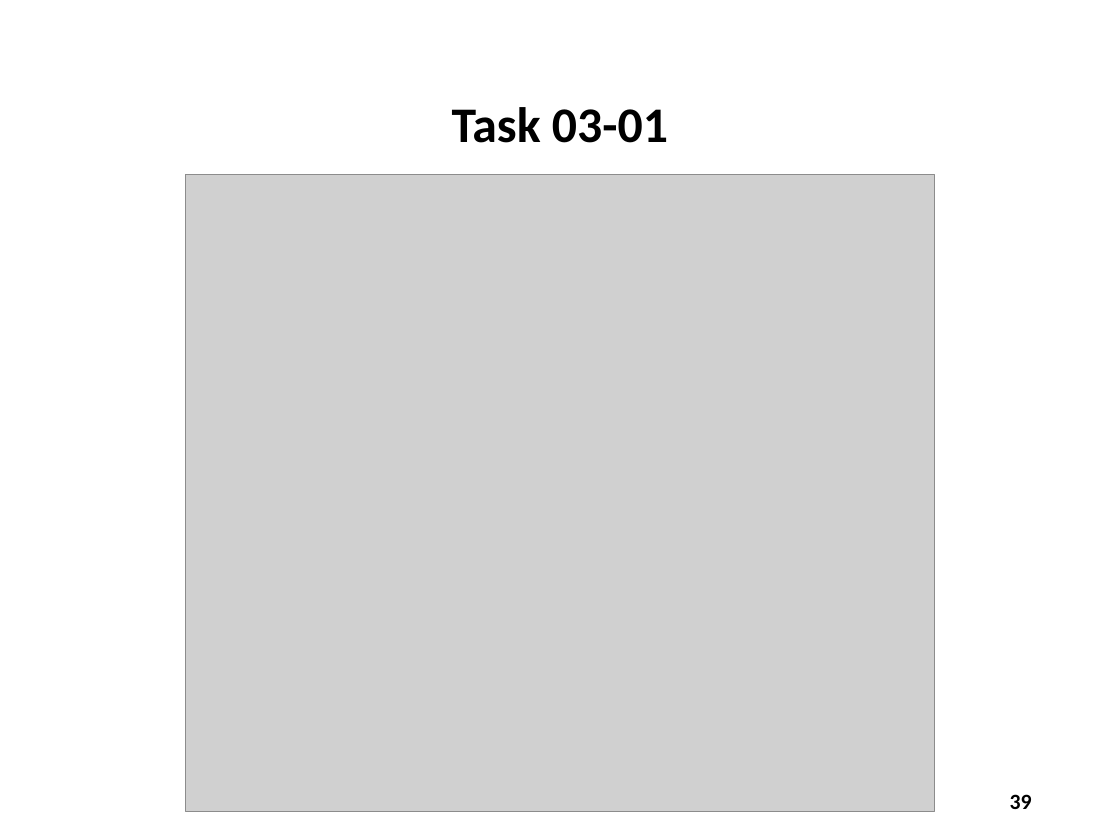
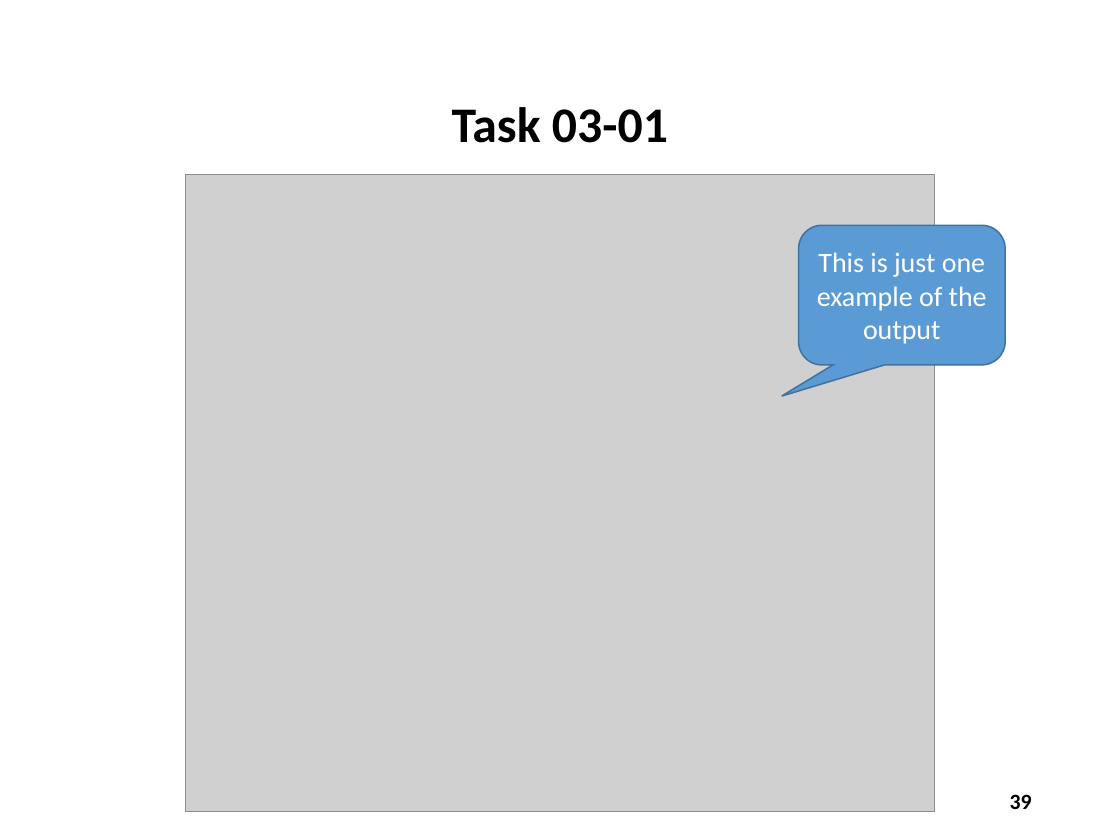
Before and after one commit to dbiersach/csi-spark-prep, a slide deck: slide 39 of slides/Session 03 - 2D Graphics/Session 03 - 2D Graphics.pptx. Drawn at 1120x840 pixels with LibreOffice and Linux fonts; fonts in the diff are those of the drawing; grey boxes stand for pictures. Boxes give left, top, right and bottom in pixels: in the first picture for what was removed or moved away, otherwise in the second. Text is boxed around its words. In the diff, an @@ line names an element or a change of style, - is before the commit and + after.

```diff
--- a/slides/Session 03 - 2D Graphics/Session 03 - 2D Graphics.pptx
+++ b/slides/Session 03 - 2D Graphics/Session 03 - 2D Graphics.pptx
@@ rounded speech box added at bbox=[799, 225, 1005, 365], fill #5B9BD5, outline #43739E 1 pt, 18 pt, text #FFFFFF @@
+This is just one example of the output
```
Also in this commit, not shown: 4 other slides changed.
